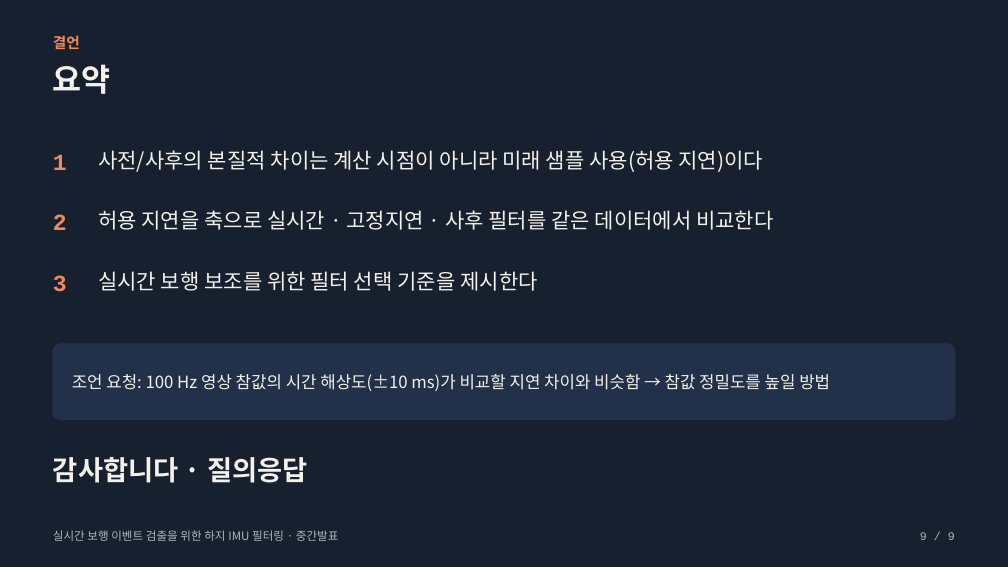
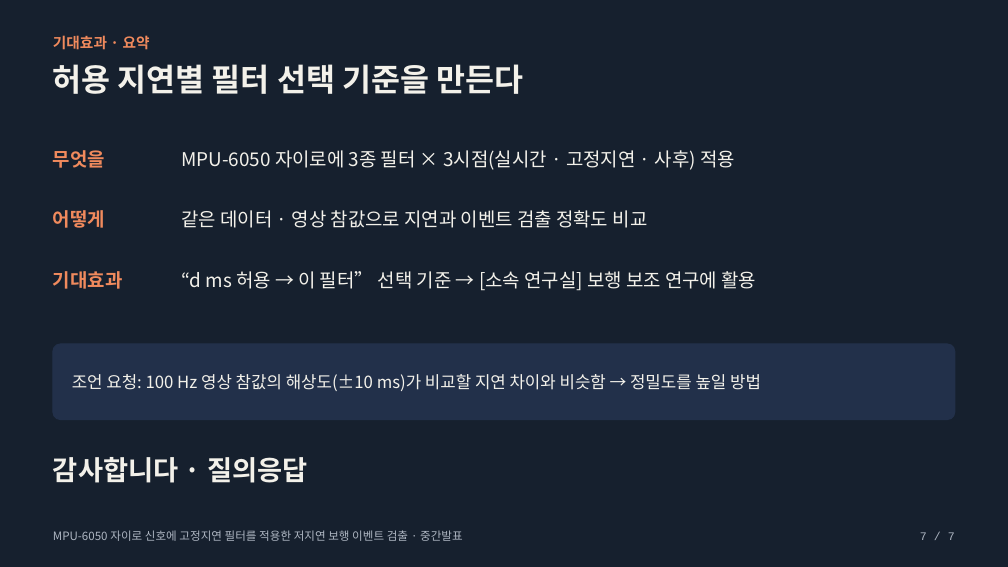
Before and after one commit to everyss/26-2_Sensors_Actuators, a slide deck: slide 7 of slides/midterm_presentation.pptx (slide 9 before the commit). Drawn at 1008x567 pixels with LibreOffice and Linux fonts; fonts in the diff are those of the drawing. Boxes give left, top, right and bottom in pixels: in the first picture for what was removed or moved away, otherwise in the second. Text is boxed around its words. In the diff, an @@ line names an element or a change of style, - is before the commit and + after.

```diff
--- a/slides/midterm_presentation.pptx
+++ b/slides/midterm_presentation.pptx
@@ text at (53,35,150,50): text changed @@
-결언
+기대효과 · 요약
@@ text at (53,64,523,94): text changed @@
-요약
+허용 지연별 필터 선택 기준을 만든다
@@ text at (53,150,105,168): text changed; size 22 to 18 pt; font Courier New to Noto Sans CJK KR @@
-1
+무엇을
@@ text at (181,150,735,170): text changed; size 20 to 18 pt @@
-사전/사후의 본질적 차이는 계산 시점이 아니라 미래 샘플 사용(허용 지연)이다
+MPU-6050 자이로에 3종 필터 × 3시점(실시간 · 고정지연 · 사후) 적용
@@ text at (53,210,105,228): text changed; size 22 to 18 pt; font Courier New to Noto Sans CJK KR @@
-2
+어떻게
@@ text at (181,210,648,228): text changed; size 20 to 18 pt @@
-허용 지연을 축으로 실시간 · 고정지연 · 사후 필터를 같은 데이터에서 비교한다
+같은 데이터 · 영상 참값으로 지연과 이벤트 검출 정확도 비교
@@ text at (53,271,123,289): text changed; size 22 to 18 pt; font Courier New to Noto Sans CJK KR @@
-3
+기대효과
@@ text at (181,271,757,291): text changed; size 20 to 18 pt @@
-실시간 보행 보조를 위한 필터 선택 기준을 제시한다
+“d ms 허용 → 이 필터” 선택 기준 → [소속 연구실] 보행 보조 연구에 활용
@@ text at (72,374,761,391): text changed @@
-조언 요청: 100 Hz 영상 참값의 시간 해상도(±10 ms)가 비교할 지연 차이와 비슷함 → 참값 정밀도를 높일 방법
+조언 요청: 100 Hz 영상 참값의 해상도(±10 ms)가 비교할 지연 차이와 비슷함 → 정밀도를 높일 방법
@@ text at (53,530,463,541): text changed @@
-실시간 보행 이벤트 검출을 위한 하지 IMU 필터링 · 중간발표
+MPU-6050 자이로 신호에 고정지연 필터를 적용한 저지연 보행 이벤트 검출 · 중간발표
@@ text at (920,532,955,540): text changed @@
-9 / 9
+7 / 7
```
Also in this commit, not shown: 5 other slides changed, 1 slide added, 3 slides removed, 3 other files.
